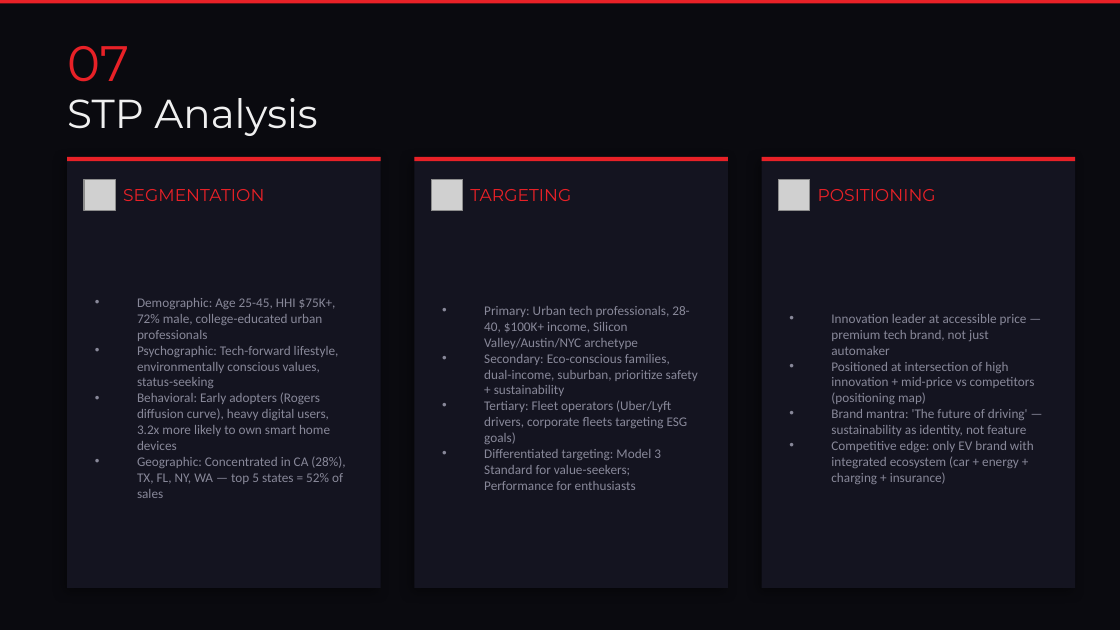
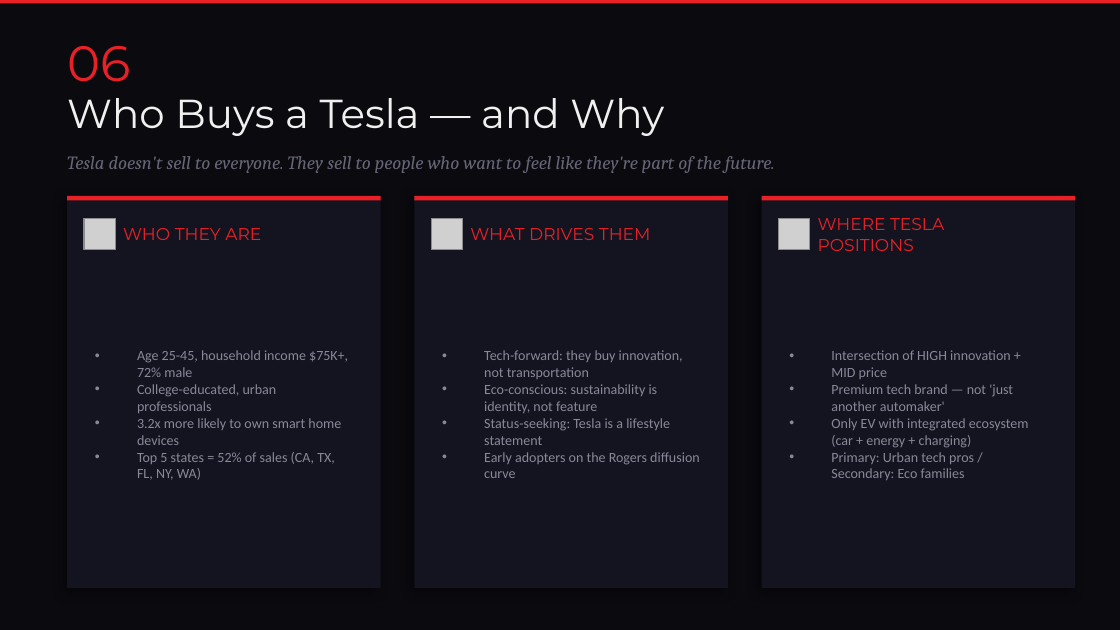
Before and after one commit to MadBoy001/Tesla, a slide deck: slide 7 of Tesla_Model3_Marketing.pptx. Drawn at 1120x630 pixels with LibreOffice and Linux fonts; fonts in the diff are those of the drawing; grey boxes stand for pictures. Boxes give left, top, right and bottom in pixels: in the first picture for what was removed or moved away, otherwise in the second. Text is boxed around its words. In the diff, an @@ line names an element or a change of style, - is before the commit and + after.

```diff
--- a/Tesla_Model3_Marketing.pptx
+++ b/Tesla_Model3_Marketing.pptx
@@ text at [67, 46, 130, 82]: text changed @@
-07
+06
@@ text at [67, 98, 664, 136]: text changed @@
-STP Analysis
+Who Buys a Tesla — and Why
@@ text added at [67, 156, 775, 173], 12 pt, text #666677, italic @@
+Tesla doesn't sell to everyone. They sell to people who want to feel like they're part of the future.
@@ picture removed at [778, 179, 810, 211] @@
@@ rectangle: place and size @@
-rectangle at [67, 157, 381, 588]
+rectangle at [67, 196, 381, 588]
@@ text removed at [123, 189, 264, 201] @@
-SEGMENTATION
@@ rectangle: place and size @@
-rectangle at [414, 157, 728, 588]
+rectangle at [414, 196, 728, 588]
@@ text removed at [470, 189, 571, 201] @@
-TARGETING
@@ 3 rectangles, 1 picture: place and size @@
-3 rectangles, 1 picture at [67, 157, 1075, 211]
+3 rectangles, 1 picture at [67, 196, 1075, 250]
@@ rectangle: place and size @@
-rectangle at [762, 157, 1075, 588]
+rectangle at [762, 196, 1075, 588]
@@ text removed at [818, 189, 936, 201] @@
-POSITIONING
@@ text added at [123, 228, 261, 240], 11 pt, text #E82127 @@
+WHO THEY ARE
@@ picture added at [431, 218, 463, 250] @@
@@ text added at [470, 228, 651, 240], 11 pt, text #E82127 @@
+WHAT DRIVES THEM
@@ picture: place and size @@
-picture at [431, 179, 463, 211]
+picture at [778, 218, 810, 250]
@@ text added at [818, 218, 944, 251], 11 pt, text #E82127 @@
+WHERE TESLA POSITIONS
@@ text removed at [484, 306, 698, 490] @@
-• Primary: Urban tech professionals, 28-40, $100K+ income, Silicon Valley/Austin/NYC archetype
-• Secondary: Eco-conscious families, dual-income, suburban, prioritize safety + sustainability
-• Tertiary: Fleet operators (Uber/Lyft drivers, corporate fleets targeting ESG goals)
-• Differentiated targeting: Model 3 Standard for value-seekers; Performance for enthusiasts
@@ text at [137, 350, 348, 480]: text changed; size 8.5 to 9 pt @@
-• Demographic: Age 25-45, HHI $75K+, 72% male, college-educated urban professionals
-• Psychographic: Tech-forward lifestyle, environmentally conscious values, status-seeking
-• Behavioral: Early adopters (Rogers diffusion curve), heavy digital users, 3.2x more likely to own smart home devices
-• Geographic: Concentrated in CA (28%), TX, FL, NY, WA — top 5 states = 52% of sales
+• Age 25-45, household income $75K+, 72% male
+• College-educated, urban professionals
+• 3.2x more likely to own smart home devices
+• Top 5 states = 52% of sales (CA, TX, FL, NY, WA)
@@ text added at [484, 350, 700, 478], 9 pt, text #888899 @@
+• Tech-forward: they buy innovation, not transportation
+• Eco-conscious: sustainability is identity, not feature
+• Status-seeking: Tesla is a lifestyle statement
+• Early adopters on the Rogers diffusion curve
@@ text at [831, 350, 1029, 480]: text changed; size 8.5 to 9 pt @@
-• Innovation leader at accessible price — premium tech brand, not just automaker
-• Positioned at intersection of high innovation + mid-price vs competitors (positioning map)
-• Brand mantra: 'The future of driving' — sustainability as identity, not feature
-• Competitive edge: only EV brand with integrated ecosystem (car + energy + charging + insurance)
+• Intersection of HIGH innovation + MID price
+• Premium tech brand — not 'just another automaker'
+• Only EV with integrated ecosystem (car + energy + charging)
+• Primary: Urban tech pros / Secondary: Eco families
```
Also in this commit, not shown: 2 other slides changed, 7 slides added, 7 slides removed, 1 other file.
